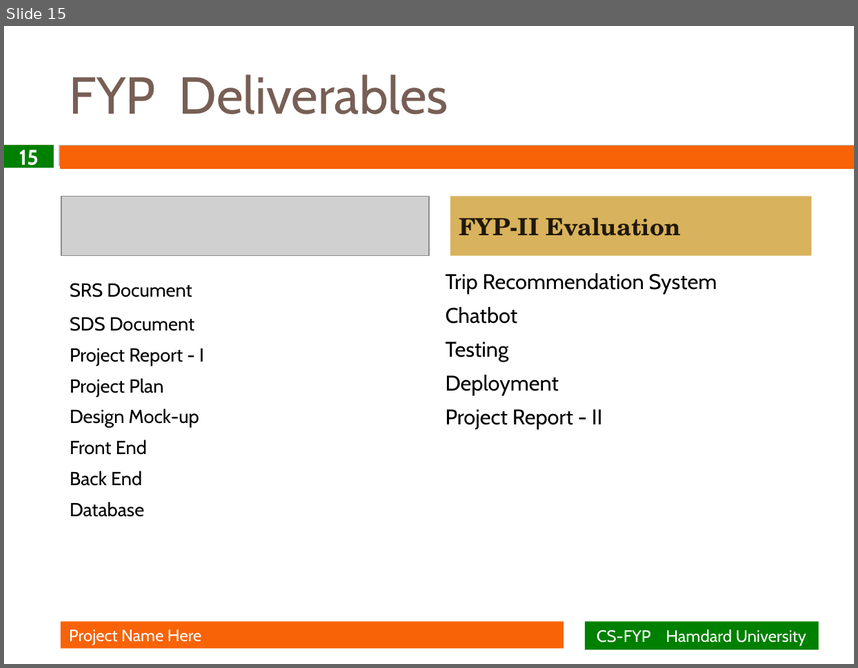
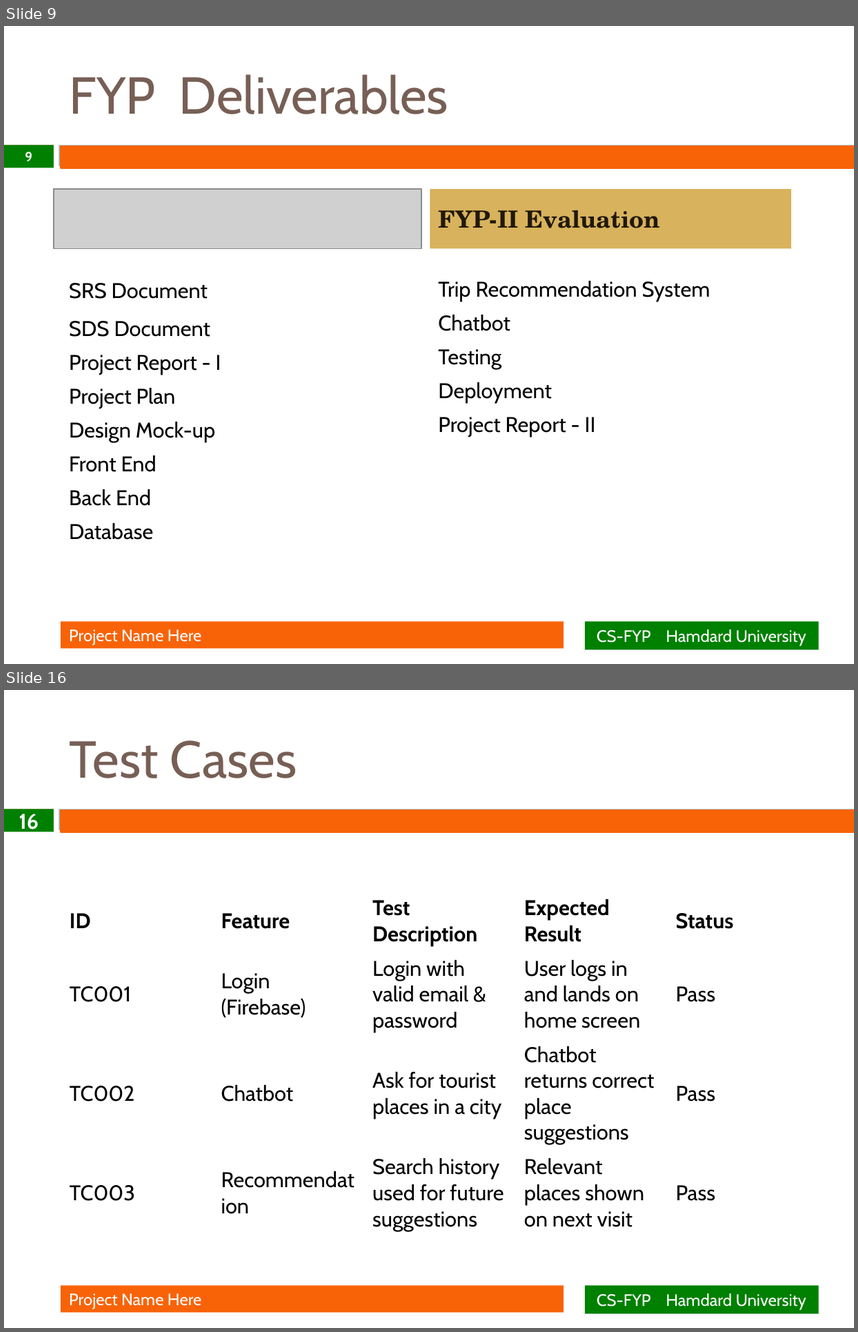
Before and after one commit to Daniyal702/TourismAppWithDocs, a slide deck: FYP Presentation.pptx. Shown one above the other, each under a label of ours: slide 15 before the commit, slides 9 and 16 after it; the slides between them are not shown. The pictures are 858x668 and 858x1332 pixels, drawn with LibreOffice and Linux fonts; fonts in the diff are those of the drawing; grey boxes stand for pictures; background and template pictures are left out. Boxes give left, top, right and bottom in pixels: in the first picture for what was removed or moved away, otherwise in the second. Text is boxed around its words. In the diff, an @@ line names an element or a change of style, - is before the commit and + after.

```diff
--- a/FYP Presentation.pptx
+++ b/FYP Presentation.pptx
@@ slide 16 added at (4,690,854,1328), background #FFFFFF; not listed: 3 template elements that a slide beside it also shows @@
@@ title added at (70,740,297,778), 44 pt, text #775F55 @@
+Test Cases
@@ page number added at (4,809,53,832), fill #008000, 18 pt, text #FFFFFF, bold @@
+16
@@ table added at (61,891,818,1233), 4 rows, 5 columns @@
+ID | Feature | Test Description | Expected Result | Status
+TC001 | Login (Firebase) | Login with valid email & password | User logs in and lands on home screen | Pass
+TC002 | Chatbot | Ask for tourist places in a city | Chatbot returns correct place suggestions | Pass
+TC003 | Recommendation | Search history used for future suggestions | Relevant places shown on next visit | Pass
@@ rectangle added at (61,1285,564,1312), fill #F86308, 14 pt, text #FFFFFF @@
+Project Name Here
@@ rectangle added at (584,1285,818,1313), fill #008000, 14 pt, text #FFFFFF @@
+CS-FYP Hamdard University
@@ what was slide 15 is now slide 9 @@
@@ slide 9 changed as well @@
@@ page number at (25,152,32,161): text changed; size 18 to 11.2 pt @@
-15
+9
@@ picture: place and size @@
-picture at (61,196,429,256)
+picture at (53,190,421,249)
@@ rectangle "FYP-II Evaluation": place and size @@
-rectangle "FYP-II Evaluation" at (450,196,811,256)
+rectangle "FYP-II Evaluation" at (430,190,791,249)
@@ text "SRS Document" at (69,283,221,539): size 16 to 18 pt @@
@@ text "Trip Recommendation System": place and size @@
-text "Trip Recommendation System" at (446,273,717,429)
+text "Trip Recommendation System" at (438,281,711,437)
```
Also in this commit, not shown: 13 other slides changed, 1 other slide added, 2 slides removed.
